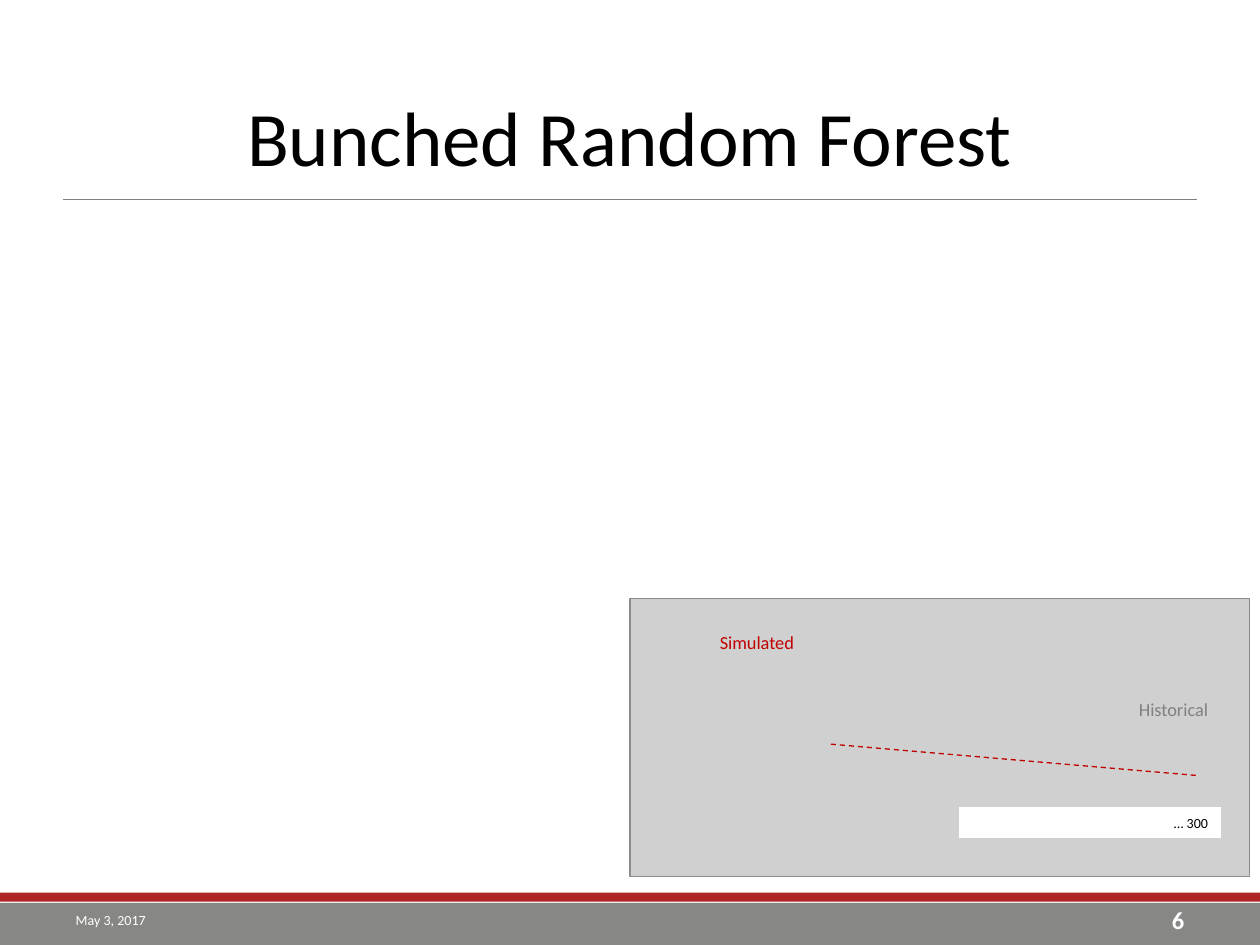
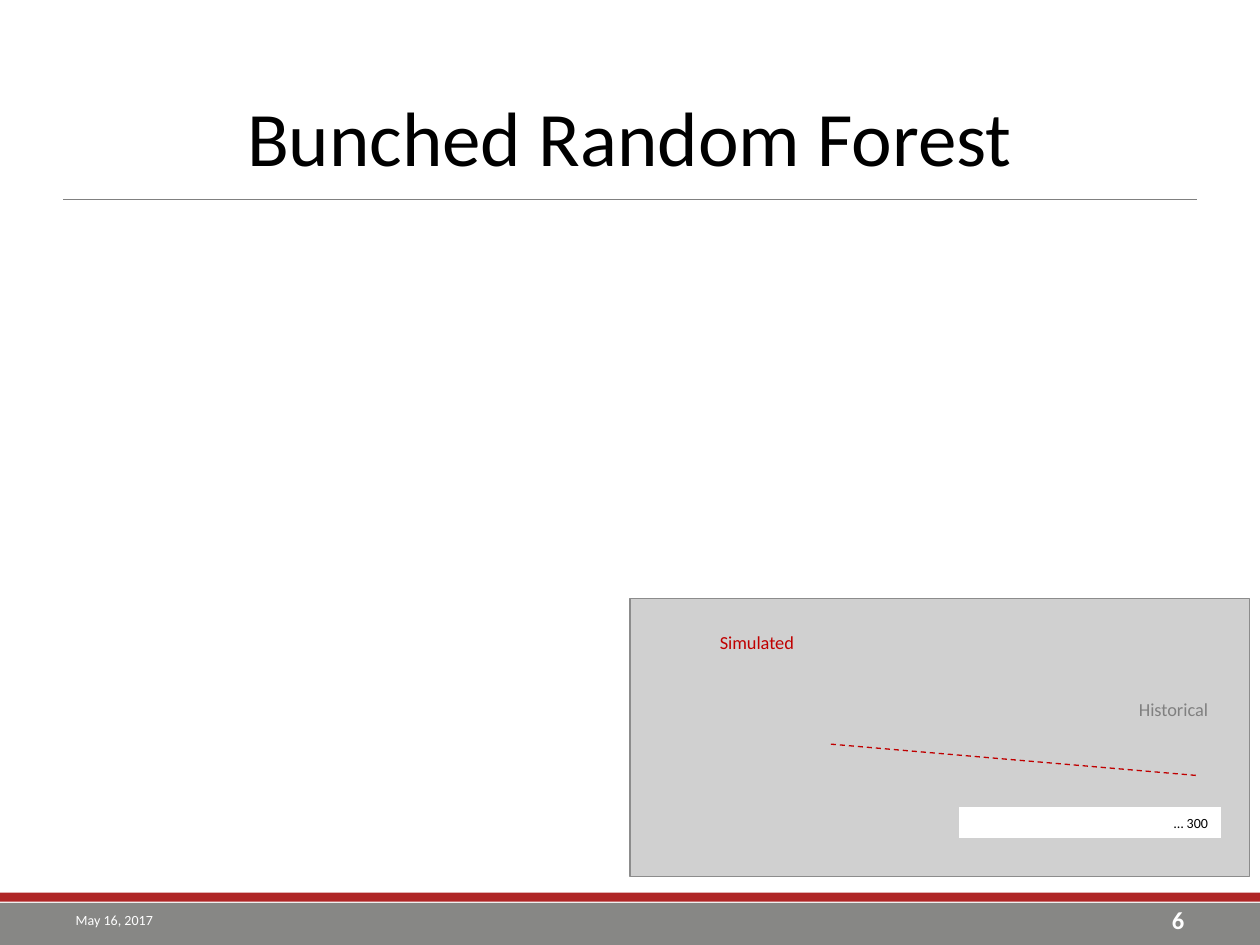
Before and after one commit to einaooka/R-Finance2017, a slide deck: slide 6 of Bunched Random Forest in Monte Carlo Risk Simulation.pptx. Drawn at 1260x945 pixels with LibreOffice and Linux fonts; fonts in the diff are those of the drawing; grey boxes stand for pictures; background and template pictures are left out. Boxes give left, top, right and bottom in pixels: in the first picture for what was removed or moved away, otherwise in the second. Text is boxed around its words. In the diff, an @@ line names an element or a change of style, - is before the commit and + after.

```diff
--- a/Bunched Random Forest in Monte Carlo Risk Simulation.pptx
+++ b/Bunched Random Forest in Monte Carlo Risk Simulation.pptx
@@ text at [76,915,152,927]: text changed @@
-May 3, 2017
+May 16, 2017
```
Also in this commit, not shown: 8 other slides changed, 1 other file.
